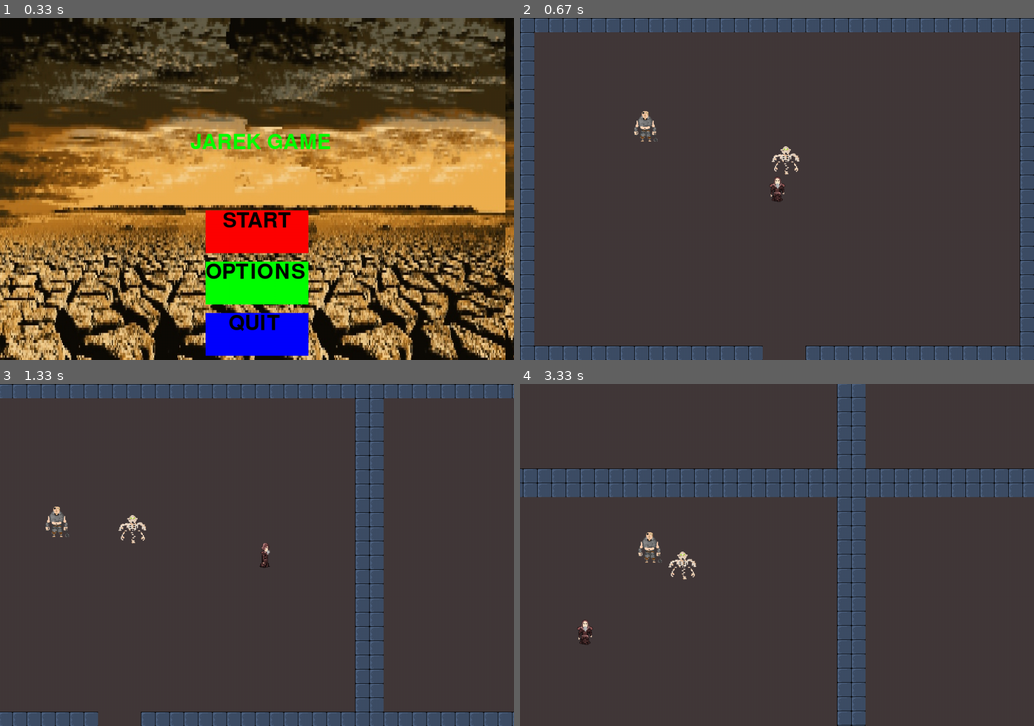
Above: before the commit, frames 1-4 (two rows, left to right).
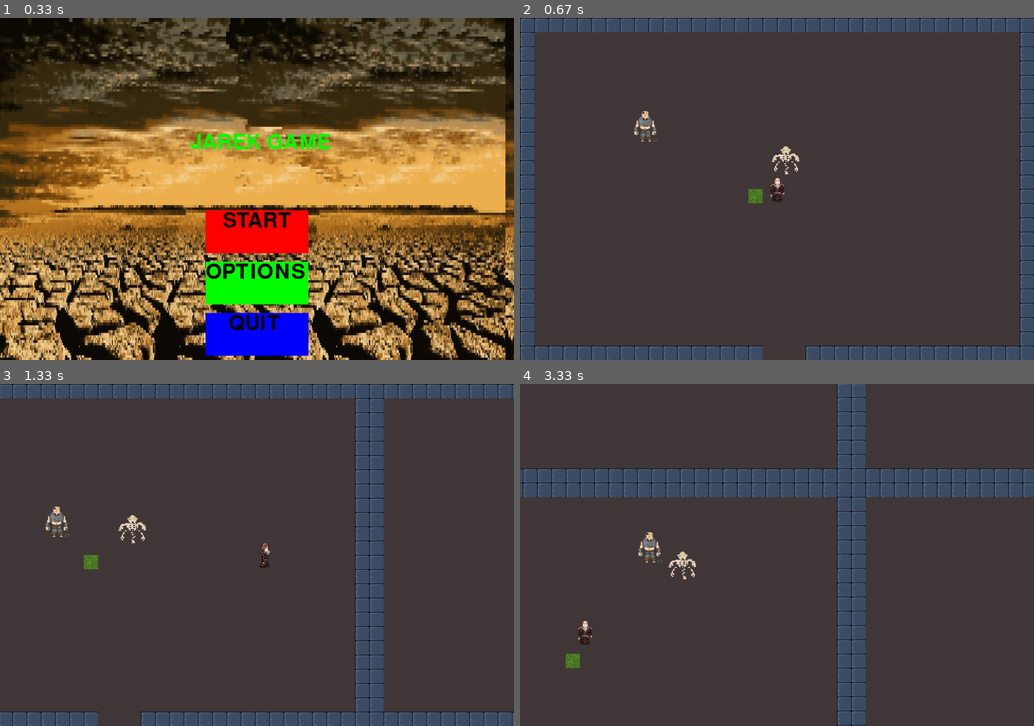
Above: after the commit, the same moments.

Repository: heavykisiel/PygameProject2
Game: pygame game, started from main.py
Two runs of this game, one before a commit and one after it. Both use one fixed random seed, a clock stepped at 60 frames per second and the inputs below.
Inputs:
- Up to frame 1 (0.33 s): no input
- Up to frame 2 (0.67 s): click "START" at 0.38 s
- Up to frame 3 (1.33 s): tap Space at 0.67 s; hold Right from 1 s (still down); hold D from 1 s (still down)
- Up to frame 4 (3.33 s): release Right at 1.47 s; release D at 1.47 s; hold Up 1.5-1.97 s; hold W 1.5-1.97 s; hold Right 2-2.47 s; hold D 2-2.47 s; hold Left 2.5-3.03 s; hold A 2.5-3.03 s; hold Down from 3.07 s (still down); hold S from 3.07 s (still down)

Frame 1 is identical in both runs. In frame 2, 0.1% of the frame differs, in the area x 44-48%, y 50-55%; in frame 3, 0.1%; in frame 4, 0.1%, in the area x 8-12%, y 78-84%.

Commit message:
Added map blindpoint

Diff:
--- a/Gameplay/Gameplay.py
+++ b/Gameplay/Gameplay.py
@@ -12,6 +12,7 @@
 from .Utilities.GameplayUtilities import OptedWalls
 from .Utilities.GameplayUtilities import detect_rect_colliders
 from .Utilities.GameplayUtilities import doors
+from .Utilities.GameplayUtilities import one_door_rooms
 
 
 class Gameplay(pygame.sprite.Group):
@@ -34,12 +35,10 @@
         self.rectSizey = self.surface_size[1]  # 720
         self.spawn = [self.map_Data.maze_start_x, self.map_Data.maze_start_y]
         self.currentChunk = self.spawn
-
         self.block_pixelsx = 30
         self.block_pixelsy = 30
         self.texture_count_per_tilex = 36
         self.texture_count_per_tiley = 24
-
 
         # mnożenie block_pixels i texture count per title musi byc równe rectSize
 
@@ -53,11 +52,15 @@
         self.eastSouthWall_tex = Load_Block_Textures(self.block_pixelsx, self.block_pixelsy, 7)
         self.westSouthWall_tex = Load_Block_Textures(self.block_pixelsx, self.block_pixelsy, 8)
         self.midWall_tex = Load_Block_Textures(self.block_pixelsx, self.block_pixelsy, 9)
+        self.grass_tex = Load_Block_Textures(self.block_pixelsx, self.block_pixelsy, 10)
 
         self.doorlistv2 = doors(self)
         self.wall_collider_rect = detect_rect_colliders(self)
         self.doorlist = None
         self.walls_opti = OptedWalls(self)
+        self.OneDoorRooms = one_door_rooms(self)
+        print(self.OneDoorRooms)
+        print("@@@@@@@@@@@@@@@@@")
         self.MapRect = Rect(0, 0, self.map_Data.ChunksX * self.rectSizex, self.map_Data.ChunksY * self.rectSizey)
         self.ground_offset = self.MapRect.topleft - self.camera_group.offset - pygame.math.Vector2(
             self.currentChunk[0] * self.rectSizex, self.currentChunk[1] * self.rectSizey)
@@ -66,8 +69,10 @@
             (540 + (self.currentChunk[0] * self.rectSizex),
              360 + (self.currentChunk[1] * self.rectSizey)),
             self.camera_group, self.screen, self.surface_size)
-        self.enemy = Enemy((560-self.ground_offset[0], 300-self.ground_offset[1]), self.camera_group, self.screen, self.surface_size, self.player, "skeleton")
-        self.enemy1 = Enemy((210-self.ground_offset[0], 200-self.ground_offset[1]), self.camera_group, self.screen, self.surface_size, self.player, "destroyer")
+        self.enemy = Enemy((560 - self.ground_offset[0], 300 - self.ground_offset[1]), self.camera_group, self.screen,
+                           self.surface_size, self.player, "skeleton")
+        self.enemy1 = Enemy((210 - self.ground_offset[0], 200 - self.ground_offset[1]), self.camera_group, self.screen,
+                            self.surface_size, self.player, "destroyer")
         self.enemyGroup = pygame.sprite.Group()
         self.enemyGroup.add(self.enemy)
         self.enemyGroup.add(self.enemy1)
@@ -91,21 +96,19 @@
             enemy.status(self.player)
             enemy.enemybulletGroup.update()
             for bullets in enemy.enemybulletGroup:
-                    self.screen.blit(bullets.image, bullets.rect.topleft + self.ground_offset)
-
+                self.screen.blit(bullets.image, bullets.rect.topleft + self.ground_offset)
             if enemy.shooting:
                 enemy.shoot()
 
         # self.return_gamedata()
         self.screen.blit(player.image, self.player.rect.topleft + self.ground_offset)
         # pygame.draw.rect(self.screen, (255, 255, 0), self.player.rect)
-
         if self.player.shooting:
             self.player.shoot()
 
         self.player.bulletGroup.update()
         for bullets in self.player.bulletGroup:
-                    self.screen.blit(bullets.image, bullets.rect.topleft + self.ground_offset)
+            self.screen.blit(bullets.image, bullets.rect.topleft + self.ground_offset)
 
     def GamePlay_Logic(self, player):
         # normalize movement player
@@ -156,6 +159,10 @@
                             offset_pos = tile[0] * self.rectSizex + rowC * self.block_pixelsx, \
                                          tile[1] * self.rectSizey + tileC * self.block_pixelsy
                             self.screen.blit(self.floor_tex, offset_pos + self.ground_offset)
+        for x in self.OneDoorRooms:
+            offset_pos = x[0] * self.rectSizex + 16 * self.block_pixelsx, \
+                         x[1] * self.rectSizey + 12 * self.block_pixelsy
+            self.screen.blit(self.grass_tex, offset_pos + self.ground_offset)
 
     def draw_Borders(self):
         for x in self.wall_collider_rect:
@@ -172,6 +179,7 @@
                     running = False
                     pygame.quit()
                     sys.exit()
+            self.screen.fill((0,0,0))
             self.camera_group.update()
             self.drawMap(self.player)
             self.camera_group.draw(self.player)
@@ -183,9 +191,8 @@
                     pass
                 else:
                     for a in collide:
-                        a.rect.x -=a.speed
-                        a.rect.y -=a.speed
-
+                        a.rect.x -= a.speed
+                        a.rect.y -= a.speed
 
             for enemy in self.enemyGroup:
                 if pygame.sprite.spritecollide(enemy, self.player.bulletGroup, False):
--- a/Gameplay/Utilities/GameplayUtilities.py
+++ b/Gameplay/Utilities/GameplayUtilities.py
@@ -41,7 +41,27 @@
                 lista.remove(xx)
     print(f"door length: {len(self.doorlistv2)}  |  lista length after: {len(lista)} ")
     return lista
+def one_door_rooms(self):
+    listC = list()
+    for y, row in enumerate(self.map_Data.ChunkMap):
+        for x, tile in enumerate(row):
+            if tile:
+                doorStr = "wnse"
+                print(f"{tile[2]}")
+                if str(tile[2]).__contains__('w'):
+                    doorStr = doorStr.replace('w', '')
+                if str(tile[2]).__contains__('n'):
+                    doorStr = doorStr.replace('n', '')
+                if str(tile[2]).__contains__('s'):
+                    doorStr = doorStr.replace('s', '')
+                if str(tile[2]).__contains__('e'):
+                    doorStr = doorStr.replace('e', '')
+                if len(doorStr) == 1:
+                    listC.append(tile)
 
+    return listC
+# def one_door_rooms_validation(listOneDoor):
+#     if len(listOneDoor) == 3:
 
 def doors(self):
     listC = list()
@@ -58,6 +78,8 @@
                     doorStr = doorStr.replace('s', '')
                 if str(tile[2]).__contains__('e'):
                     doorStr = doorStr.replace('e', '')
+                if len(tile[2]) == 1:
+                    self.map_Data
                 print(f"kierunek drzwii {doorStr} w chunku x:{tile[0]} y:{tile[1]}")
                 for rowC in range(self.texture_count_per_tilex):
                     for tileC in range(self.texture_count_per_tiley):
--- a/map/Map.py
+++ b/map/Map.py
@@ -8,8 +8,13 @@
         self.ChunkMap = [[[0, 0, 0] for _ in range(self.ChunksX)] for _ in range(self.ChunksY)]
         self.maze_start_x = random.randint(1, self.ChunksX - 2)
         self.maze_start_y = random.randint(1, self.ChunksY - 2)
+        self.isMap_invalid = True
+        self.MapGen()
 
-        self.mapPrinter()
+
+    def MapGen(self):
+        while self.isMap_invalid:
+            self.mapPrinter()
 
     def mapPrinter(self):
         # render map coords
@@ -23,6 +28,7 @@
         # [3] visited
         # [4] mobs can spawn
         visited = list()
+        backtracked_rooms = list()
         visited.append([self.maze_start_x, self.maze_start_y])
         self.ChunkMap[self.maze_start_x][self.maze_start_y] = [self.maze_start_x, self.maze_start_y, 'wnse', 1, 0]
         backtrack_count = 0
@@ -67,14 +73,21 @@
                     self.setRoomValue(x_pos, y_pos + 1, 'w', 1)  # delete north wall next room
                     visited.append([x_pos, y_pos + 1])
             else:
+                #self.ChunkMap[x_pos][y_pos][4] = 1
                 backtracked_room = True
-                visited.pop()
+                a = visited.pop()
+                backtracked_rooms.append(a)
+                print(f"{a}!!!!!!!!!!!!!!!!!!!!!!!!!!!!!!!!!!!!!!!!!!!!!")
                 backtrack_count += 1
             # set random mob spawn locations
-            self.ChunkMap[x_pos][y_pos][4] = random.randint(0, 1)
+            # self.ChunkMap[x_pos][y_pos][4] = random.randint(0, 1)
+            for x in backtracked_rooms:
+                self.ChunkMap[x[0]][x[1]][4] = 1
         for x in self.ChunkMap:
             print(x)
         print("end")
+        if len(backtracked_rooms) > 2:
+            self.isMap_invalid = False
         # TODO
         # można testy też do tego napisac
 
--- a/textures/TextureLoader.py
+++ b/textures/TextureLoader.py
@@ -84,6 +84,10 @@
         wall_block_block = pygame.image.load('textures/maptex/MID.png').convert()
         wall_block_block = pygame.transform.scale(wall_block_block, (block_pixels_x, block_pixels_y))
         return wall_block_block
+    elif id_block == 10:
+        grass_block = pygame.image.load('textures/grass.jpg').convert()
+        grass_block = pygame.transform.scale(grass_block, (block_pixels_x, block_pixels_y))
+        return grass_block
 
 
 def LoadingScreenAnimation(screen, screenSize, i, bg):
